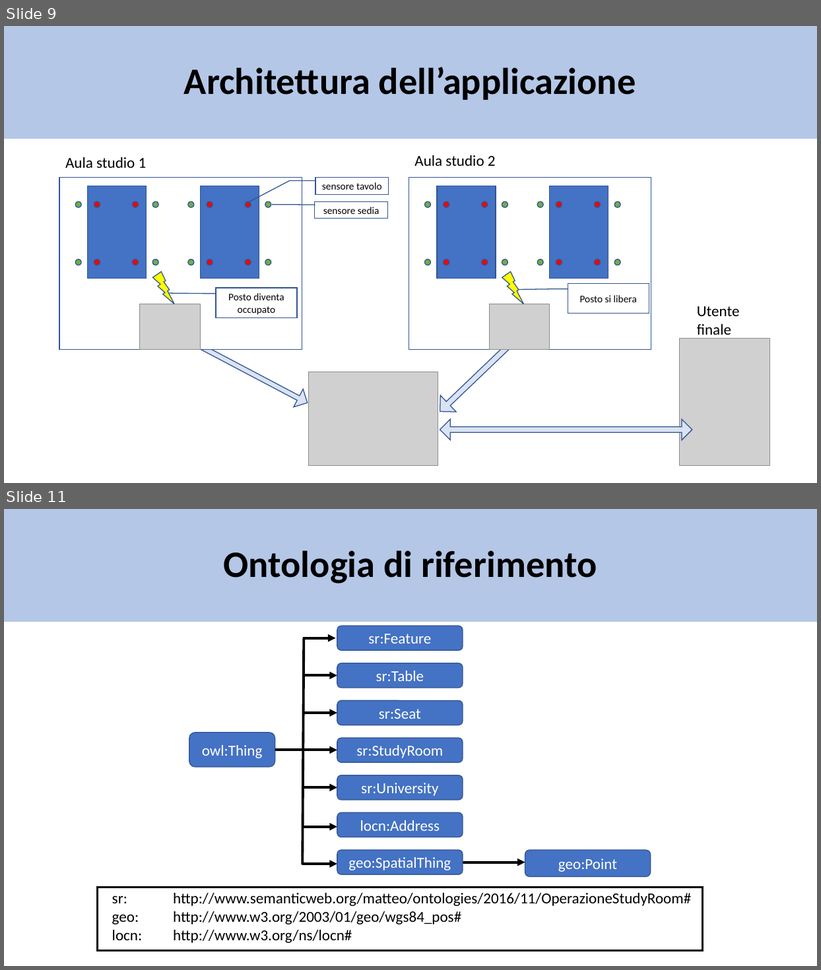
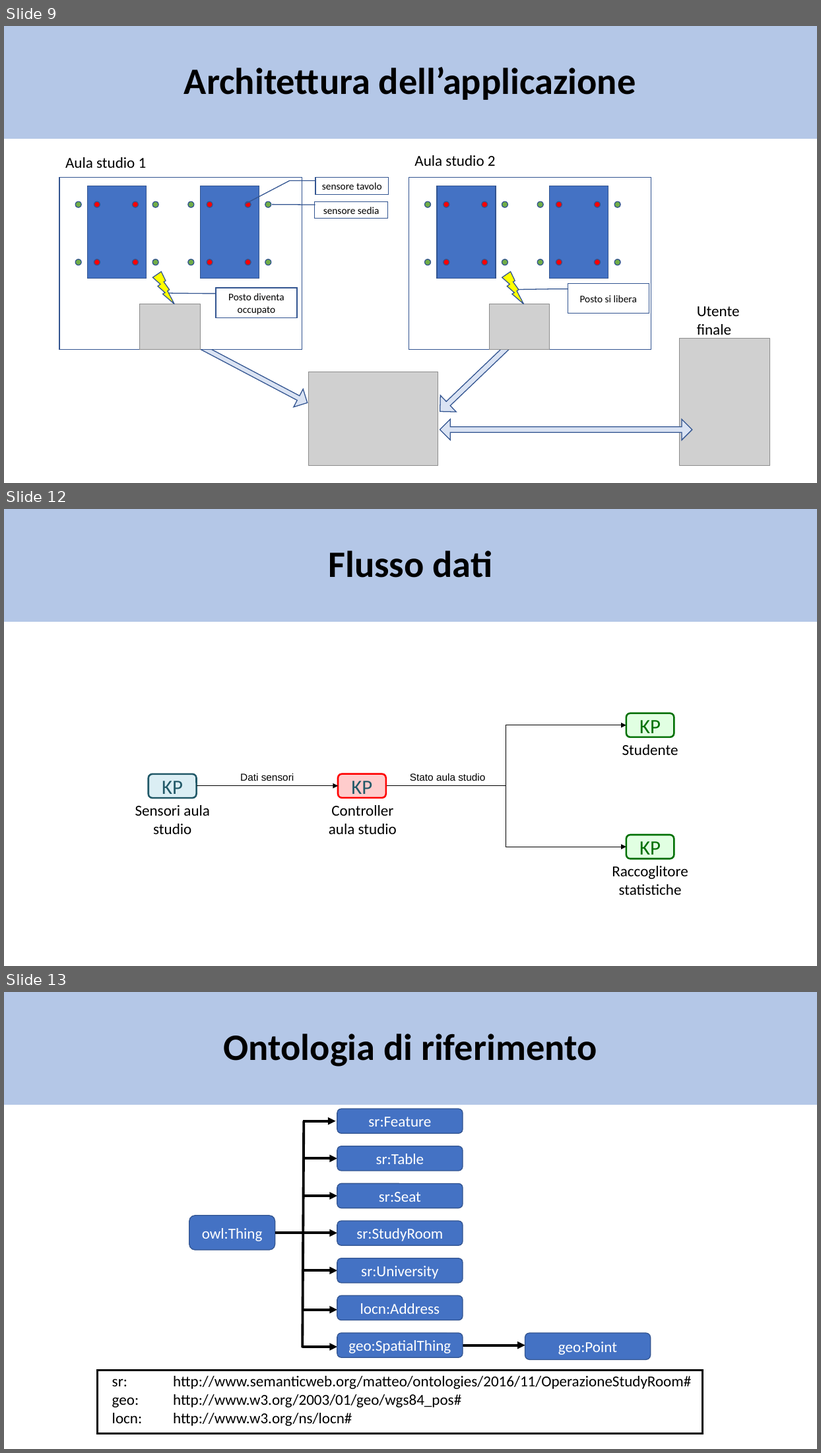
Before and after one commit to matte21/CalcM, a slide deck: ontologia.pptx. Shown one above the other, each under a label of ours: slides 9 and 11 before the commit, slides 9, 12 and 13 after it; the slides between them are not shown. The pictures are 821x970 and 821x1453 pixels, drawn with LibreOffice and Linux fonts; fonts in the diff are those of the drawing; grey boxes stand for pictures. Boxes give left, top, right and bottom in pixels: in the first picture for what was removed or moved away, otherwise in the second. Text is boxed around its words. In the diff, an @@ line names an element or a change of style, - is before the commit and + after.

Commit message:
presentazione con sensori come KP

```diff
--- a/ontologia.pptx
+++ b/ontologia.pptx
@@ slide 12 added at (4, 509, 817, 966), background #FFFFFF @@
@@ title added at (4, 509, 817, 622), fill #B4C7E7, 44 pt, text #000000, bold @@
+Flusso dati
@@ elbow arrow added from (386, 786) to (626, 725), #000000 0.75 pt @@
@@ rounded rectangle added at (626, 714, 674, 737), fill #E1FFE2, outline #007003 2 pt, 24 pt, text #007003 @@
+KP
@@ text added at (622, 745, 679, 755), 18 pt, text #000000 @@
+Studente
@@ rounded rectangle added at (149, 774, 197, 798), fill #DBEEF4, outline #215968 2 pt, 24 pt, text #215968 @@
+KP
@@ text added at (240, 774, 294, 781), 12 pt, text #000000 @@
+Dati sensori
@@ rounded rectangle added at (338, 774, 386, 798), fill #FFCCCC, outline #FF0000 2 pt, 24 pt, text #215968 @@
+KP
@@ text added at (410, 774, 485, 781), 12 pt, text #000000 @@
+Stato aula studio
@@ text added at (135, 805, 210, 834), 18 pt, text #000000 @@
+Sensori aula studio
@@ elbow arrow added from (197, 787) to (338, 786), #000000 0.75 pt @@
@@ text added at (329, 805, 397, 834), 18 pt, text #000000 @@
+Controller aula studio
@@ elbow arrow added from (386, 786) to (626, 847), #000000 0.75 pt @@
@@ rounded rectangle added at (626, 835, 674, 859), fill #E1FFE2, outline #007003 2 pt, 24 pt, text #007003 @@
+KP
@@ text added at (612, 866, 688, 895), 18 pt, text #000000 @@
+Raccoglitore statistiche
@@ what was slide 11 is now slide 13 @@
```
Also in this commit, not shown: 4 slides changed, 1 other slide added.
